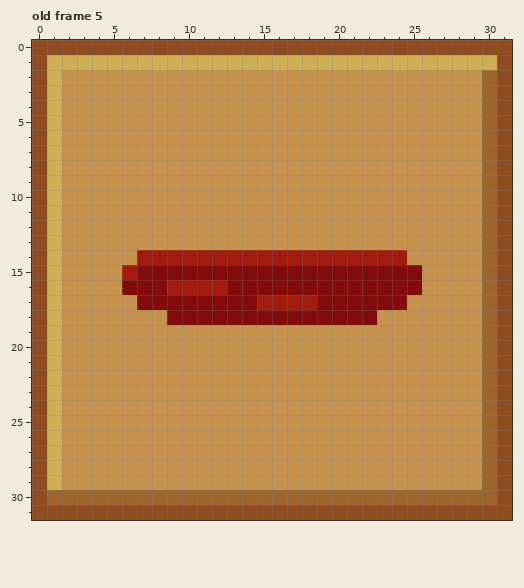
Edited in one commit: pixel-art file (anotherThreat/aseprite/skill_icon.aseprite). This is how it looked before the edit.
32x32 pixels, 5 frames. Shown: old frame 5.
After the commit:
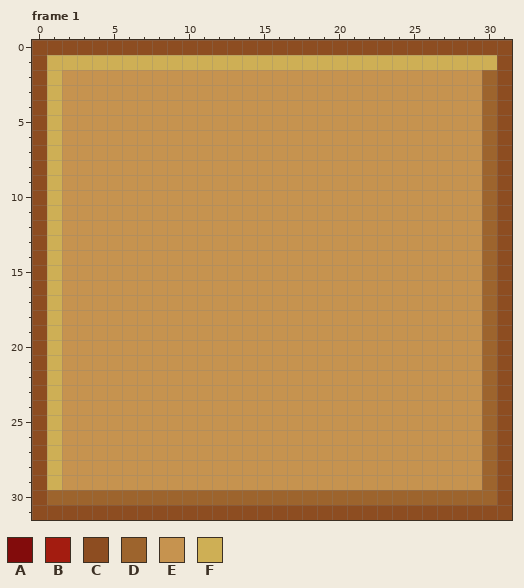
Palette (. is transparent): A #820c0c  B #a31c10  C #8d4d21  D #9d642d  E #c6934f  F #ceaf55
A new or re-ordered frame is compared with the old frame closest to it.
Diff:
frames 5 -> 6
Frame 1 is new; against old frame 5, layer "icon":
y 14: x 7..24 BBBBBBBBBBBBBBBBBB -> EEEEEEEEEEEEEEEEEE
y 15: x 6..25 BAAAAAAAAAAAAAAAAAAA -> EEEEEEEEEEEEEEEEEEEE
y 16: x 6..25 AAABBBBAAAAAAAAAAAAA -> EEEEEEEEEEEEEEEEEEEE
y 17: x 7..24 AAAAAAAABBBBAAAAAA -> EEEEEEEEEEEEEEEEEE
y 18: x 9..22 AAAAAAAAAAAAAA -> EEEEEEEEEEEEEE
Changed places in both pictures, as pixel boxes (x1, y1, x2, y2):
changed: (122, 250, 422, 325)
